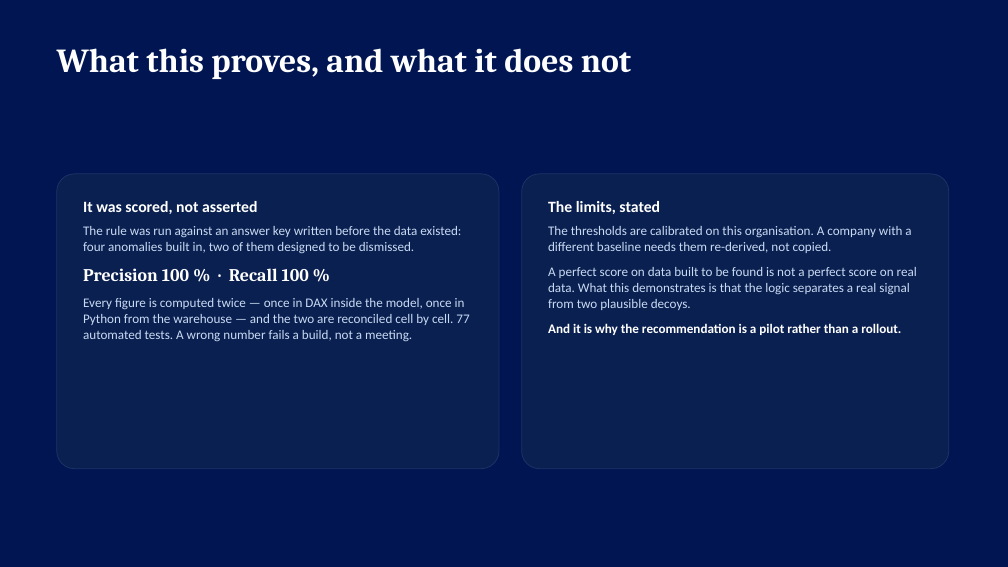
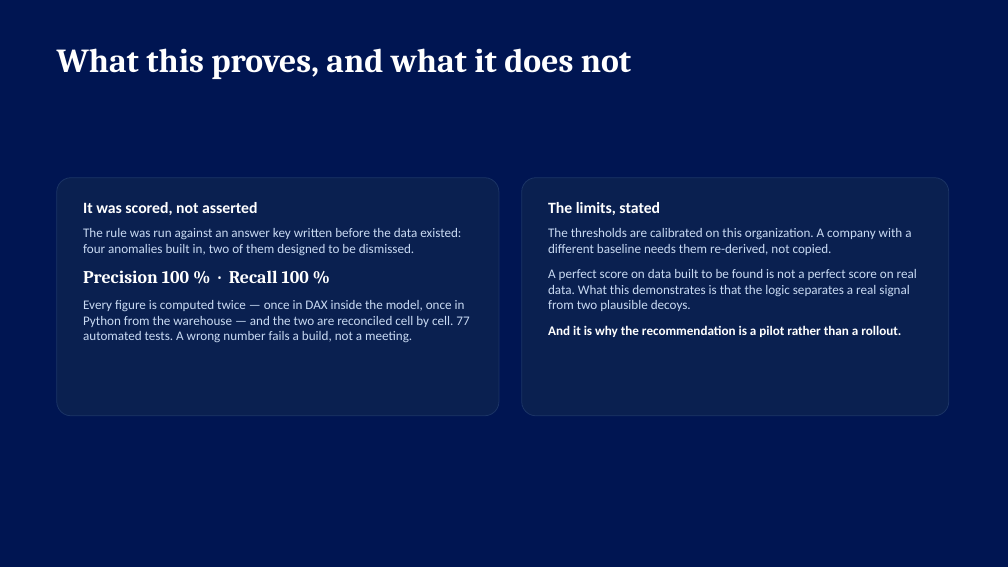
Before and after one commit to Alejandro-Tarazona/01_PeopleAnalytics, a slide deck: slide 16 of MPG_PeopleAnalytics_Executive.pptx. Drawn at 1008x567 pixels with LibreOffice and Linux fonts; fonts in the diff are those of the drawing. Boxes give left, top, right and bottom in pixels: in the first picture for what was removed or moved away, otherwise in the second. Text is boxed around its words. In the diff, an @@ line names an element or a change of style, - is before the commit and + after.

```diff
--- a/MPG_PeopleAnalytics_Executive.pptx
+++ b/MPG_PeopleAnalytics_Executive.pptx
@@ rounded rectangle resized from (x1=57, y1=174, x2=499, y2=469) to (x1=57, y1=178, x2=499, y2=416) @@
@@ rounded rectangle resized from (x1=522, y1=174, x2=949, y2=469) to (x1=522, y1=178, x2=949, y2=416) @@
@@ text at (x1=548, y1=228, x2=911, y2=255): text changed @@
-The thresholds are calibrated on this organisation. A company with a different baseline needs them re-derived, not copied.
+The thresholds are calibrated on this organization. A company with a different baseline needs them re-derived, not copied.
```
Also in this commit, not shown: 8 other slides changed, 2 other files.
